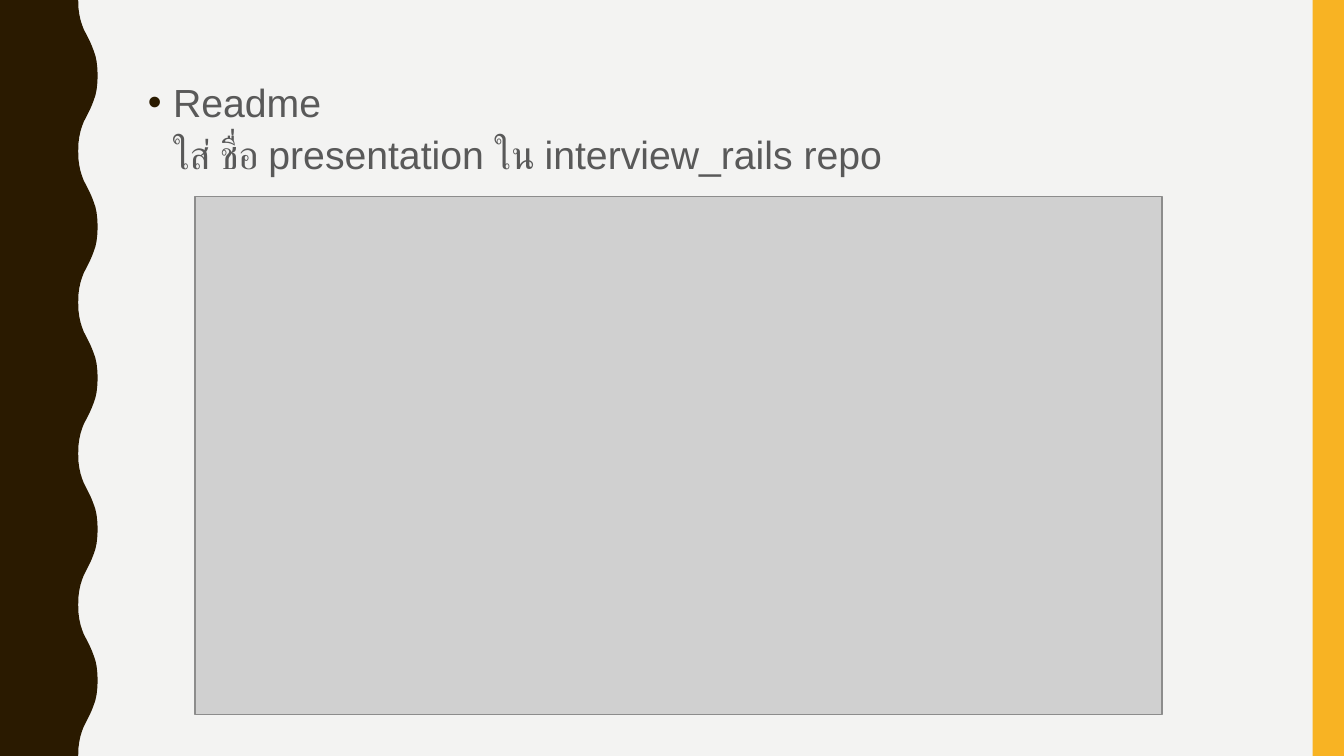
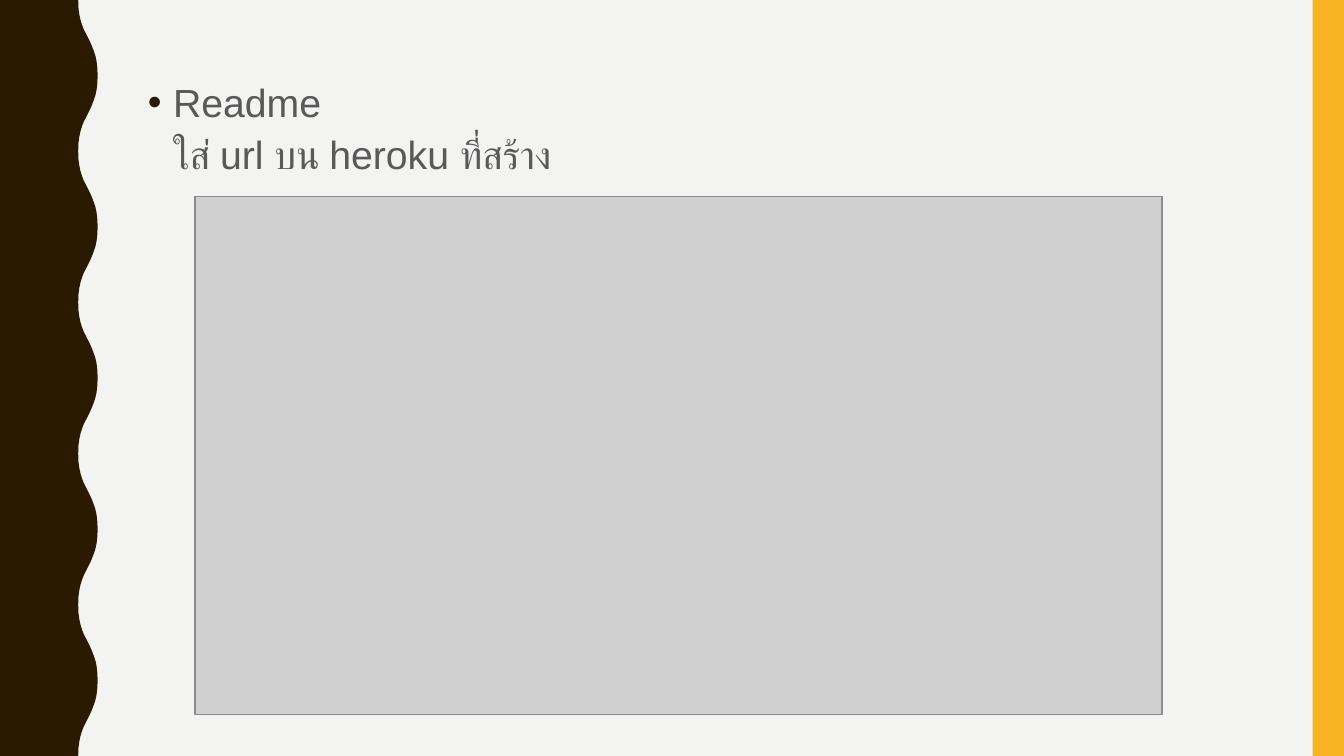
Before and after one commit to Suthaporn/interview_rails, a slide deck: slide 25 of present.pptx. Drawn at 1344x756 pixels with LibreOffice and Linux fonts; fonts in the diff are those of the drawing; grey boxes stand for pictures. Boxes give left, top, right and bottom in pixels: in the first picture for what was removed or moved away, otherwise in the second. Text is boxed around its words. In the diff, an @@ line names an element or a change of style, - is before the commit and + after.

```diff
--- a/present.pptx
+++ b/present.pptx
@@ text at [173,88,551,170]: text changed @@
-• Readme
-  ใส่ ชื่อ presentation ใน interview_rails repo
+• Readme
+  ใส่ url บน heroku ที่สร้าง
```
Also in this commit, not shown: 6 other slides changed.
